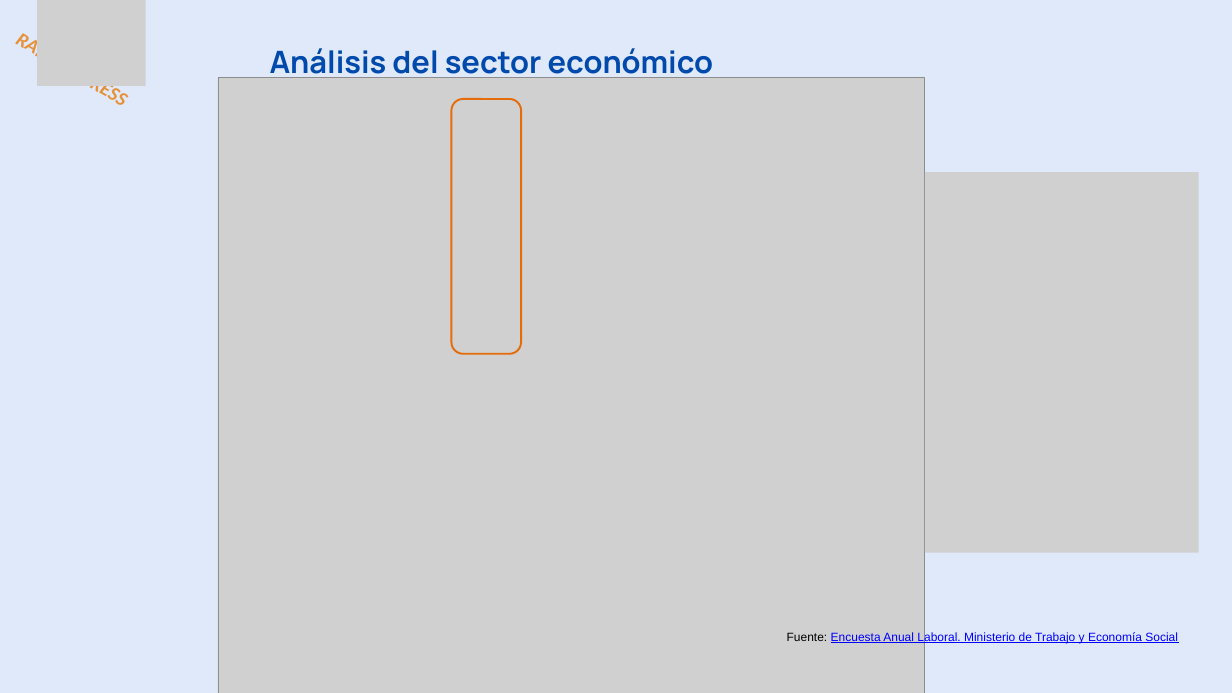
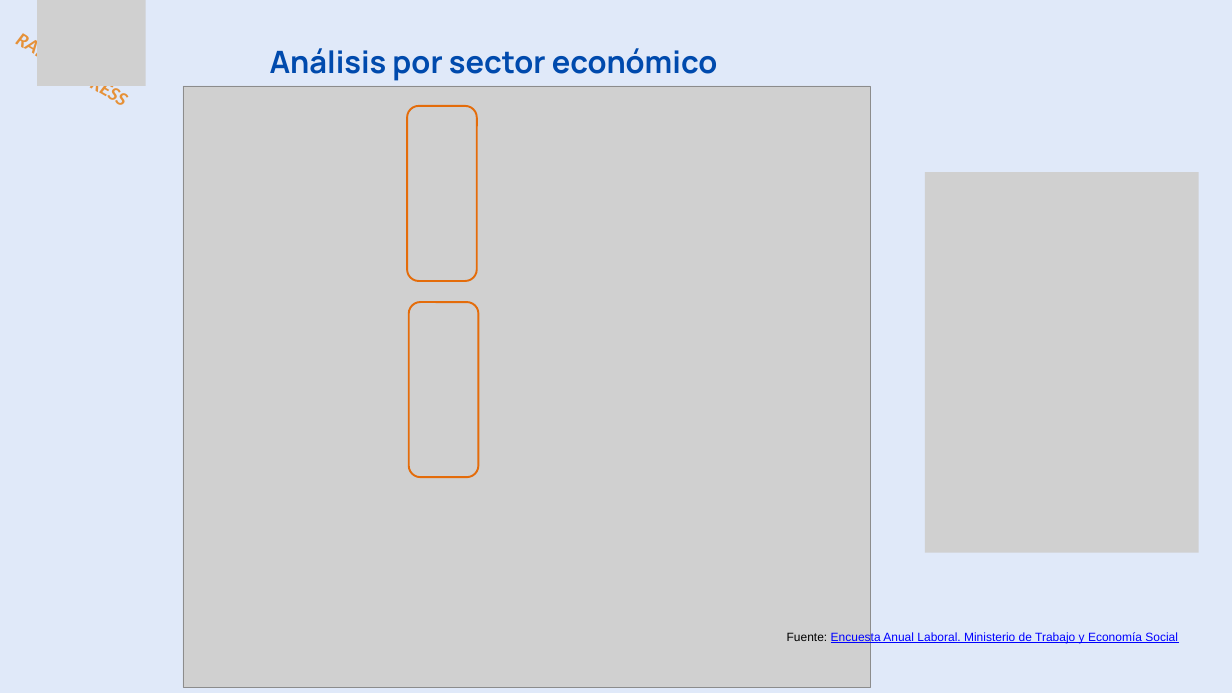
Before and after one commit to ITACADEMYprojectes/ProjecteData, a slide deck: slide 10 of Equip_28/Results/Analisis_PAP_and_ABL_RapidExpres_2026_11_05.pptx (slide 9 before the commit). Drawn at 1232x693 pixels with LibreOffice and Linux fonts; fonts in the diff are those of the drawing; grey boxes stand for pictures. Boxes give left, top, right and bottom in pixels: in the first picture for what was removed or moved away, otherwise in the second. Text is boxed around its words. In the diff, an @@ line names an element or a change of style, - is before the commit and + after.

```diff
--- a/Equip_28/Results/Analisis_PAP_and_ABL_RapidExpres_2026_11_05.pptx
+++ b/Equip_28/Results/Analisis_PAP_and_ABL_RapidExpres_2026_11_05.pptx
@@ text at (270, 48, 718, 81): text changed @@
-Análisis del sector económico
+Análisis por sector económico
@@ picture: place and size @@
-picture at (218, 78, 925, 693)
+picture at (183, 86, 870, 687)
@@ rounded rectangle: place and size @@
-rounded rectangle at (452, 99, 521, 354)
+rounded rectangle at (407, 106, 476, 281)
@@ rounded rectangle added at (409, 302, 478, 477), outline #E46C0A 2.25 pt @@
```
Also in this commit, not shown: 4 other slides changed, 1 slide added.
